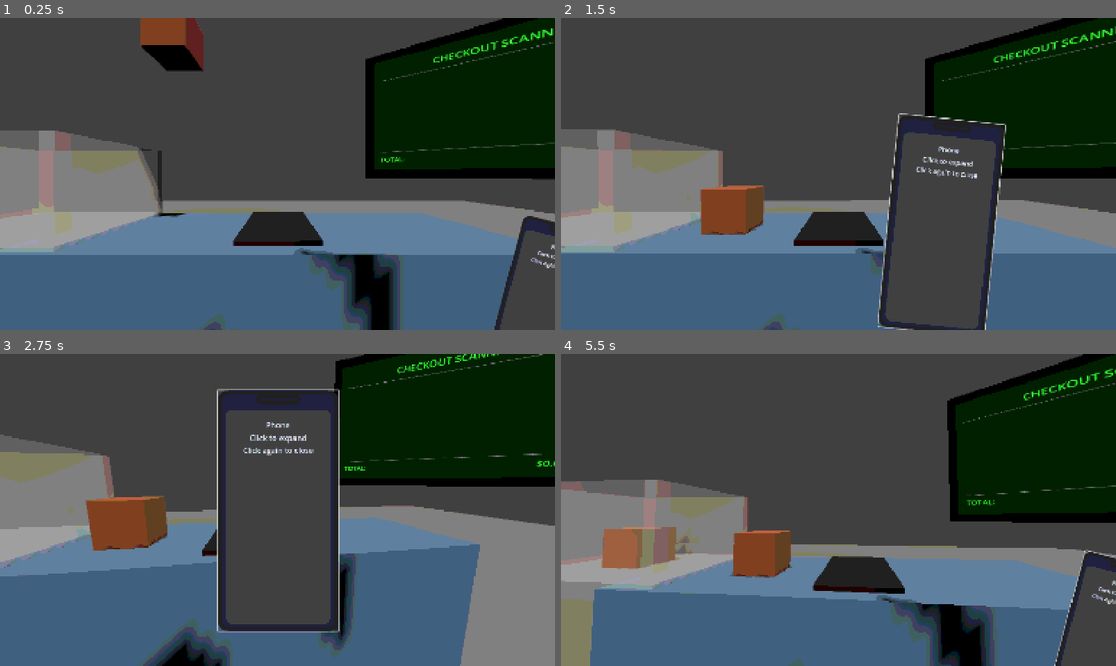
Above: before the commit, frames 1-4 (two rows, left to right).
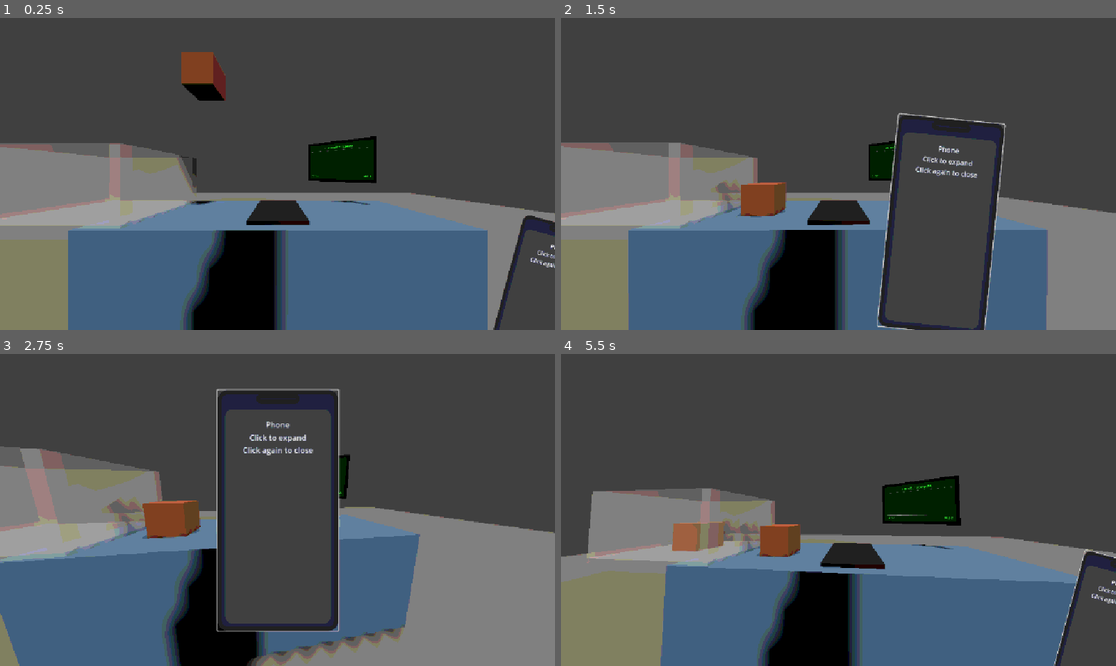
Above: after the commit, the same moments.

Repository: Filkspline/LastShift
Game: Godot game, scene res://scenes/testmain.tscn
The game is run twice, just before and just after one commit, with the same random seed, the same clock (stepped at 60 frames per second) and the same inputs.
Inputs (mouse positions are in pixels of both pictures, inside the frame that each line leads up to):
- Up to frame 1 (0.25 s): no input
- Up to frame 2 (1.5 s): click (1104, 305) at 0.5 s; click (838, 174) at 1.25 s
- Up to frame 3 (2.75 s): click (543, 641) at 2 s
- Up to frame 4 (5.5 s): tap Enter every 0.75 s from 2.75 to 5 s; move the mouse to (960, 494) at 2.77 s; click (960, 494) at 2.92 s; drag from (727, 525) to (810, 572) at 3.52 s; move the mouse to (894, 441) at 4.27 s; click (894, 441) at 4.42 s; drag from (810, 572) to (672, 463) at 5.02 s

The runs differ from the first frame. In frame 1, 47% of the frame differs, in the area x 0-100%, y 0-100%; in frame 2, 39%; in frame 3, 40%; in frame 4, 46%.

Commit message:
checkout, tried to fix the screen

Diff:
--- a/last-shift-ver-1/scenes/scanner_screen.tscn
+++ b/last-shift-ver-1/scenes/scanner_screen.tscn
@@ -31,14 +31,11 @@
 mesh = SubResource("QuadMesh_display")
 surface_material_override/0 = SubResource("StandardMaterial3D_display")
 
-[node name="CanvasLayer" type="CanvasLayer" parent="."]
-layer = 100
-
-[node name="SubViewport" type="SubViewport" parent="CanvasLayer"]
+[node name="SubViewport" type="SubViewport" parent="."]
 transparent_bg = true
 size = Vector2i(550, 350)
 
-[node name="ScreenUI" type="Control" parent="CanvasLayer/SubViewport"]
+[node name="ScreenUI" type="Control" parent="SubViewport"]
 layout_mode = 3
 anchors_preset = 15
 anchor_right = 1.0
@@ -46,7 +43,7 @@
 grow_horizontal = 2
 grow_vertical = 2
 
-[node name="Background" type="ColorRect" parent="CanvasLayer/SubViewport/ScreenUI"]
+[node name="Background" type="ColorRect" parent="SubViewport/ScreenUI"]
 layout_mode = 1
 anchors_preset = 15
 anchor_right = 1.0
@@ -55,7 +52,7 @@
 grow_vertical = 2
 color = Color(0.05, 0.15, 0.05, 1)
 
-[node name="MarginContainer" type="MarginContainer" parent="CanvasLayer/SubViewport/ScreenUI"]
+[node name="MarginContainer" type="MarginContainer" parent="SubViewport/ScreenUI"]
 layout_mode = 1
 anchors_preset = 15
 anchor_right = 1.0
@@ -67,39 +64,39 @@
 theme_override_constants/margin_right = 20
 theme_override_constants/margin_bottom = 20
 
-[node name="VBoxContainer" type="VBoxContainer" parent="CanvasLayer/SubViewport/ScreenUI/MarginContainer"]
+[node name="VBoxContainer" type="VBoxContainer" parent="SubViewport/ScreenUI/MarginContainer"]
 layout_mode = 2
 
-[node name="Header" type="Label" parent="CanvasLayer/SubViewport/ScreenUI/MarginContainer/VBoxContainer"]
+[node name="Header" type="Label" parent="SubViewport/ScreenUI/MarginContainer/VBoxContainer"]
 layout_mode = 2
 theme_override_colors/font_color = Color(0.2, 1, 0.2, 1)
 theme_override_font_sizes/font_size = 24
 text = "CHECKOUT SCANNER"
 horizontal_alignment = 1
 
-[node name="Separator" type="HSeparator" parent="CanvasLayer/SubViewport/ScreenUI/MarginContainer/VBoxContainer"]
+[node name="Separator" type="HSeparator" parent="SubViewport/ScreenUI/MarginContainer/VBoxContainer"]
 layout_mode = 2
 theme_override_constants/separation = 10
 
-[node name="ItemList" type="VBoxContainer" parent="CanvasLayer/SubViewport/ScreenUI/MarginContainer/VBoxContainer"]
+[node name="ItemList" type="VBoxContainer" parent="SubViewport/ScreenUI/MarginContainer/VBoxContainer"]
 layout_mode = 2
 size_flags_vertical = 3
 
-[node name="HSeparator" type="HSeparator" parent="CanvasLayer/SubViewport/ScreenUI/MarginContainer/VBoxContainer"]
+[node name="HSeparator" type="HSeparator" parent="SubViewport/ScreenUI/MarginContainer/VBoxContainer"]
 layout_mode = 2
 theme_override_constants/separation = 10
 
-[node name="TotalContainer" type="HBoxContainer" parent="CanvasLayer/SubViewport/ScreenUI/MarginContainer/VBoxContainer"]
+[node name="TotalContainer" type="HBoxContainer" parent="SubViewport/ScreenUI/MarginContainer/VBoxContainer"]
 layout_mode = 2
 
-[node name="TotalLabel" type="Label" parent="CanvasLayer/SubViewport/ScreenUI/MarginContainer/VBoxContainer/TotalContainer"]
+[node name="TotalLabel" type="Label" parent="SubViewport/ScreenUI/MarginContainer/VBoxContainer/TotalContainer"]
 layout_mode = 2
 size_flags_horizontal = 3
 theme_override_colors/font_color = Color(0.2, 1, 0.2, 1)
 theme_override_font_sizes/font_size = 20
 text = "TOTAL:"
 
-[node name="TotalPrice" type="Label" parent="CanvasLayer/SubViewport/ScreenUI/MarginContainer/VBoxContainer/TotalContainer"]
+[node name="TotalPrice" type="Label" parent="SubViewport/ScreenUI/MarginContainer/VBoxContainer/TotalContainer"]
 layout_mode = 2
 theme_override_colors/font_color = Color(0.2, 1, 0.2, 1)
 theme_override_font_sizes/font_size = 20
--- a/last-shift-ver-1/scenes/testmain.tscn
+++ b/last-shift-ver-1/scenes/testmain.tscn
@@ -65,6 +65,7 @@
 transform = Transform3D(1, 0, 0, 0, 1, 0, 0, 0, 1, 0, 0.9, 0)
 
 [node name="CapsuleMesh" type="MeshInstance3D" parent="Player"]
+transform = Transform3D(1, 0, 0, 0, 1, 0, 0, 0, 1, 0, 0, -0.27823472)
 mesh = SubResource("CapsuleMesh_1")
 
 [node name="CollisionShape3D" type="CollisionShape3D" parent="Player"]
@@ -72,7 +73,7 @@
 
 [node name="Camera3D" type="Camera3D" parent="Player"]
 transform = Transform3D(1, 0, 0, 0, 1, 0, 0, 0, 1, 0, 0.5, 0)
-fov = 80.0
+fov = 100.0
 script = ExtResource("1_camera")
 
 [node name="Phone" parent="." instance=ExtResource("2_u7vp4")]
@@ -92,4 +93,4 @@
 transform = Transform3D(1, 0, 0, 0, 1, 0, 0, 0, 1, 0, 0.879503, -1.438007)
 
 [node name="ScannerScreen" parent="." instance=ExtResource("7_e70go")]
-transform = Transform3D(0.8548666, 0, -0.51884794, 0, 1, 0, 0.51884794, 0, 0.8548666, 0.5636153, 1.5901054, -0.49430025)
+transform = Transform3D(1.2924367, 0, -0.47628507, 0, 1.4922825, 0, 0.7844242, 0, 0.78473896, 0.8887886, 1.5901054, -1.9219484)
--- a/last-shift-ver-1/scripts/autoload/pixelator.gd
+++ b/last-shift-ver-1/scripts/autoload/pixelator.gd
@@ -1,6 +1,6 @@
 extends CanvasLayer
 
-@export var pixel_size: float = 3.0
+@export var pixel_size: float = 2.0
 @export var range_per_color: int = 8
 @export var enable_color_quantization: bool = true
 
--- a/last-shift-ver-1/scripts/pixelator.gdshader
+++ b/last-shift-ver-1/scripts/pixelator.gdshader
@@ -2,7 +2,7 @@
 shader_type canvas_item;
 
 uniform sampler2D SCREEN_TEXTURE : hint_screen_texture, filter_nearest;
-uniform float pixel_size : hint_range(1.0, 16.0) = 3.0;
+uniform float pixel_size : hint_range(1.0, 16.0) = 2.0;
 uniform vec2 screen_size = vec2(1152.0, 648.0);
 uniform int range_per_color : hint_range(2, 32) = 8;
 uniform bool enable_color_quantization = true;
--- a/last-shift-ver-1/scripts/scanner_screen.gd
+++ b/last-shift-ver-1/scripts/scanner_screen.gd
@@ -7,17 +7,13 @@
 var display_mesh: MeshInstance3D
 
 func _ready():
-	# Get references to UI elements - note SubViewport is now under CanvasLayer
-	viewport = $CanvasLayer/SubViewport
-	item_list = $CanvasLayer/SubViewport/ScreenUI/MarginContainer/VBoxContainer/ItemList
-	total_price_label = $CanvasLayer/SubViewport/ScreenUI/MarginContainer/VBoxContainer/TotalContainer/TotalPrice
+	# Get references to UI elements
+	viewport = $SubViewport
+	item_list = $SubViewport/ScreenUI/MarginContainer/VBoxContainer/ItemList
+	total_price_label = $SubViewport/ScreenUI/MarginContainer/VBoxContainer/TotalContainer/TotalPrice
 	display_mesh = $DisplayScreen
 
-	# Set CanvasLayer to high layer so it's not affected by pixelation shader
-	var canvas_layer = $CanvasLayer
-	canvas_layer.layer = 100
-
-	# Make sure viewport renders with sharp text (no pixelation)
+	# Make sure viewport renders continuously
 	viewport.render_target_update_mode = SubViewport.UPDATE_ALWAYS
 
 	# Create viewport texture and apply it to the display mesh
